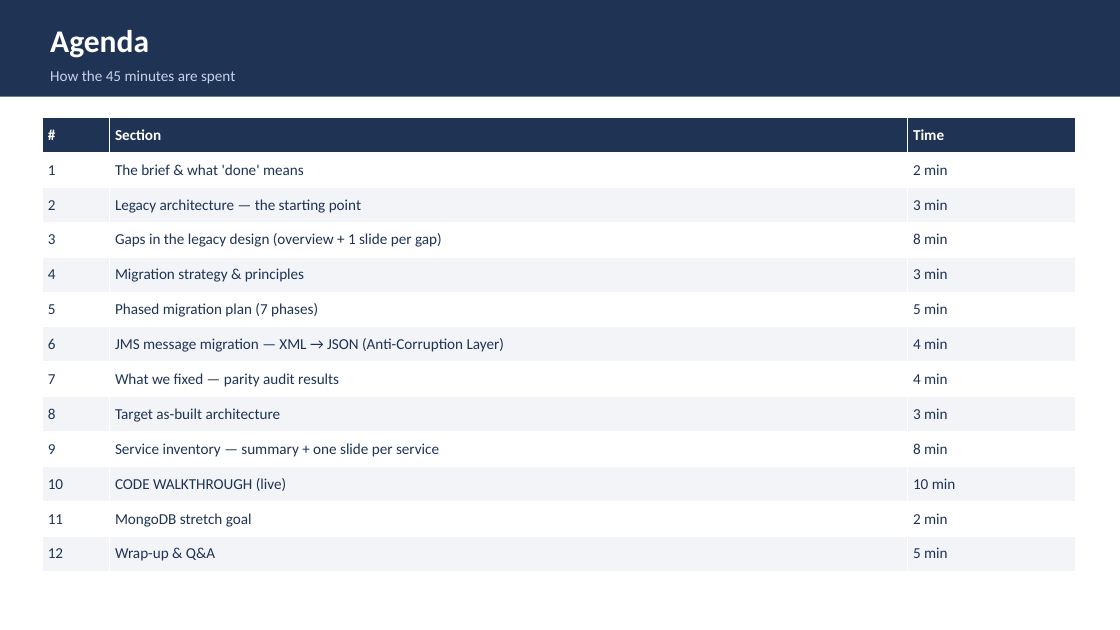
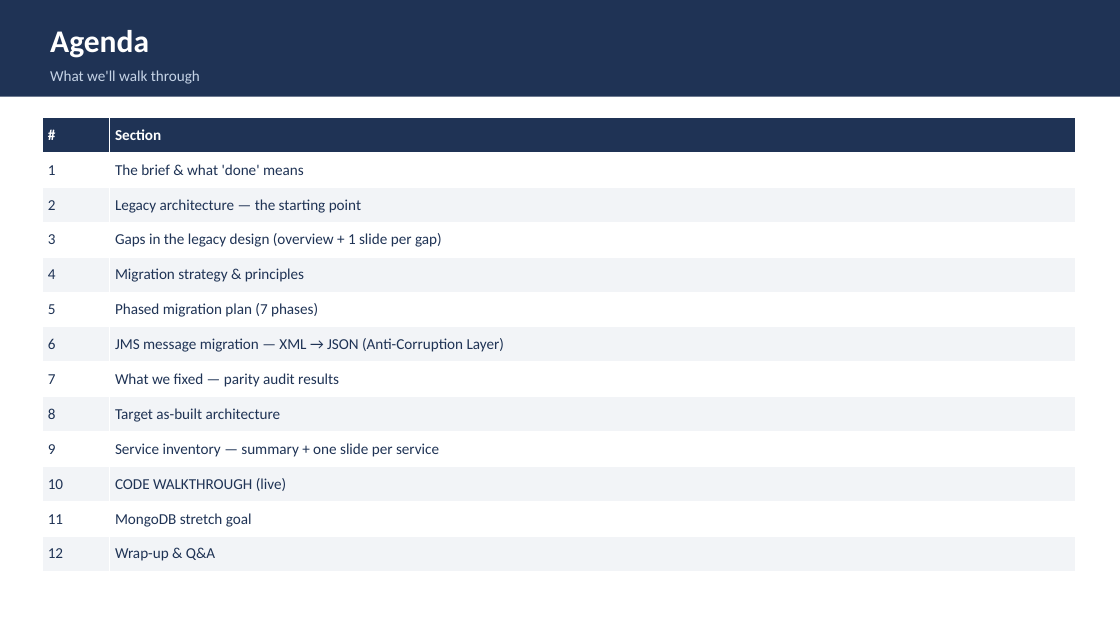
Before and after one commit to Vishak-94/pet-store, a slide deck: slide 2 of docs/PetStore_Demo_45min.pptx. Drawn at 1120x630 pixels with LibreOffice and Linux fonts; fonts in the diff are those of the drawing. Boxes give left, top, right and bottom in pixels: in the first picture for what was removed or moved away, otherwise in the second. Text is boxed around its words. In the diff, an @@ line names an element or a change of style, - is before the commit and + after.

```diff
--- a/docs/PetStore_Demo_45min.pptx
+++ b/docs/PetStore_Demo_45min.pptx
@@ text at [50, 70, 200, 84]: text changed @@
-How the 45 minutes are spent
+What we'll walk through
@@ table at [42, 118, 1075, 571] @@
-column 3: Time | 2 min | 3 min | 8 min | 3 min | 5 min | 4 min | 4 min | 3 min | 8 min | 10 min | 2 min | 5 min
```
Also in this commit, not shown: 1 other slide changed, 1 other file.
